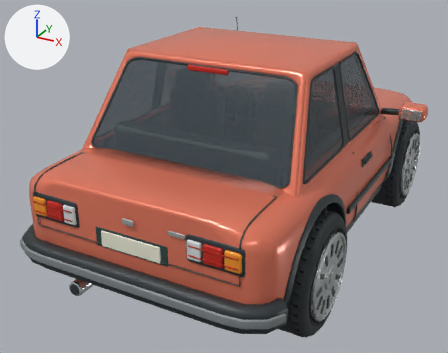
An edit to the FBX model unity/Assets/Resources/Cars/marlow_lod1.fbx, drawn before and after from the same camera.
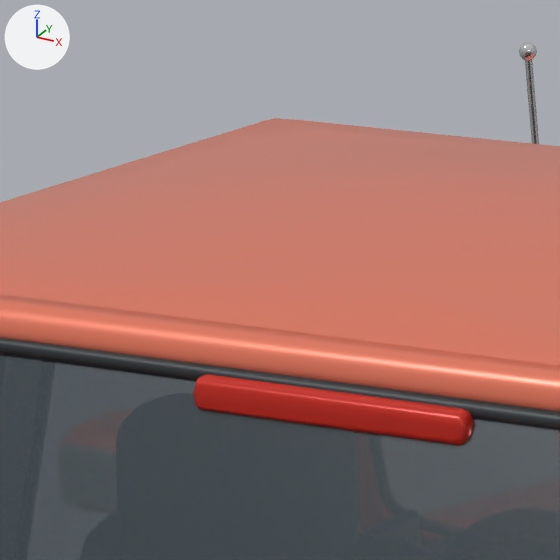
The first picture shows the older version from a camera (50 mm lens) standing at (1.98, -4.21, 2.51) and looking at (-0.19, -0.25, 0.54). The close-ups show the older and then the newer version on the part from 35% to 54% of the width and 3% to 26% of the height of that picture. Only the edits that show in the close-ups are written down. The axes (+X, +Y, +Z) are drawn at upper left. The lights are the same throughout. Where no turn or scale is listed for an object, it has been applied to the vertices. Vertices at exactly the same position are counted once.

Objects in the first close-up: 'Body'.
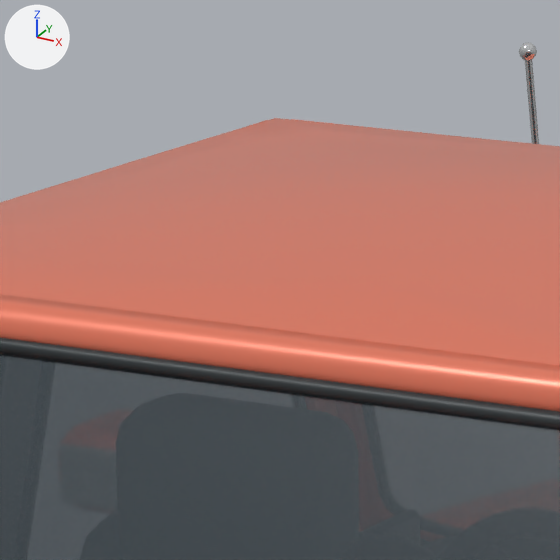
Where the newer file only moved an object's origin or applied its transform, the numbers keep the older frame.

What the commit changed:
me_continuous_formed_body_shell_002 is used by ob_body; location (0.0, 0.0, 0.0).
me_continuous_formed_body_shell_002 had 10015 vertices, 18909 faces and spanned x -1.16..1.16, y -1.82..1.83, z 0.25..1.65.
me_continuous_formed_body_shell_002 now has 9967 vertices, 18817 faces and spans x -1.16..1.16, y -1.82..1.83, z 0.25..1.65.
me_continuous_formed_body_shell_002 part 1: the loose piece of 48 vertices spanning x -0.15..0.15, y -0.83..-0.81, z 1.52..1.56 is deleted.
Other edits to the shape of me_continuous_formed_body_shell_002 do not show in these pictures.

Pixel boxes [x1, y1, x2, y2] of what changed, in the close-ups (560 x 560 px):
part 1 of me_continuous_formed_body_shell_002, deleted: before [193, 374, 473, 445]
